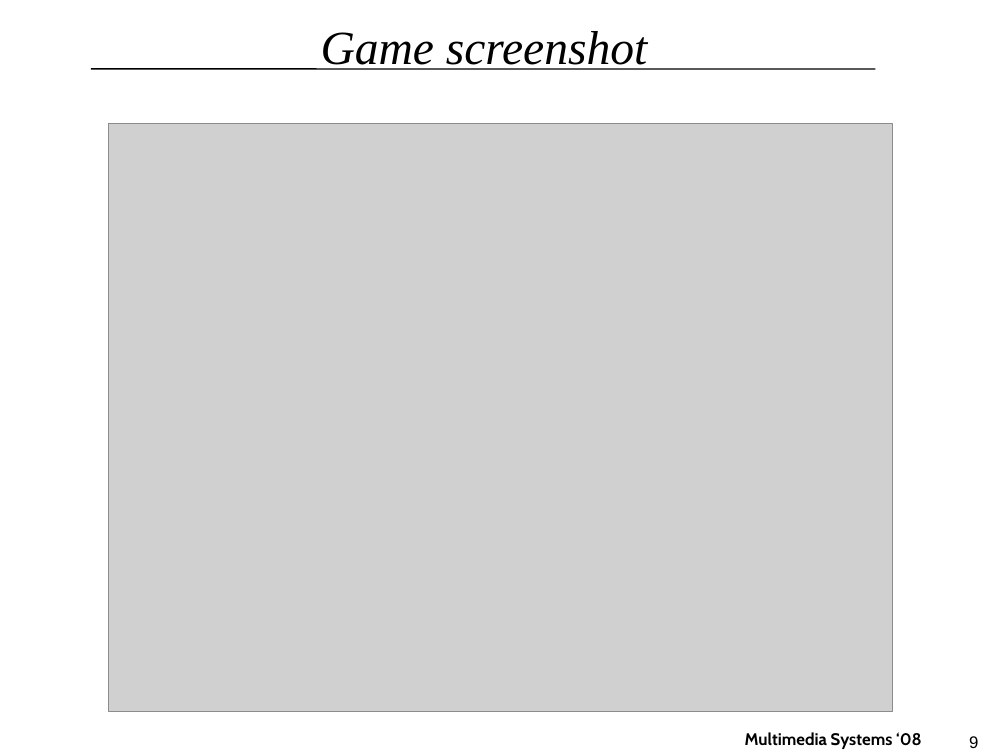
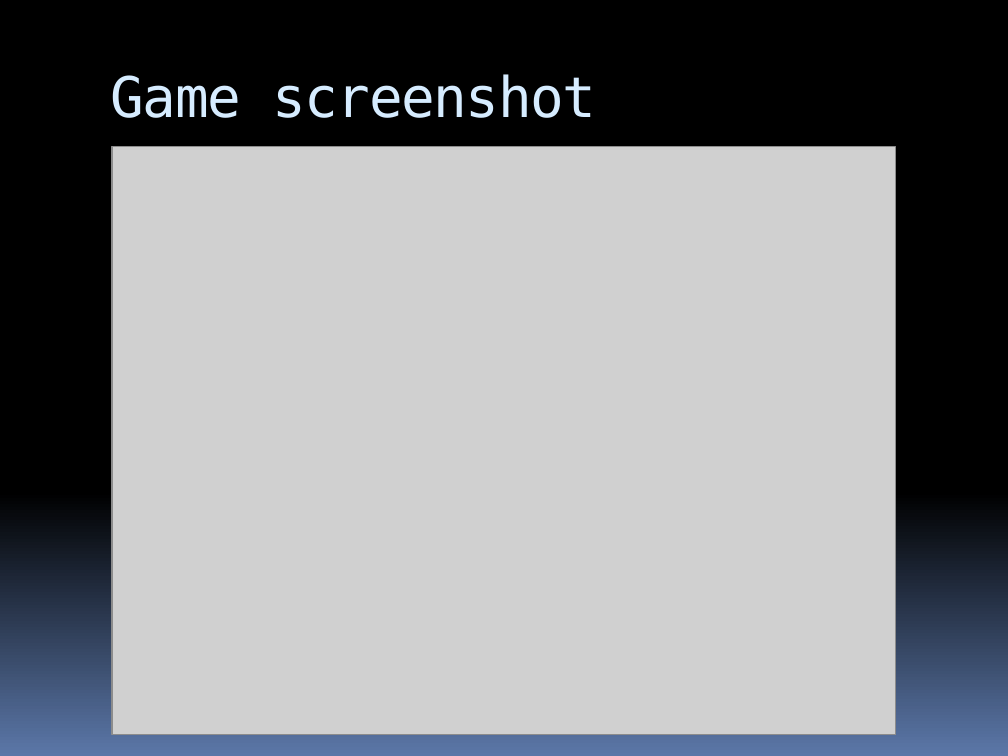
Before and after one commit to tv/C-WG3-1, a slide deck: slide 9 of docs/MMS_Final_Presentation.pptx. Drawn at 1008x756 pixels with LibreOffice and Linux fonts; fonts in the diff are those of the drawing; grey boxes stand for pictures; background and template pictures are left out. Boxes give left, top, right and bottom in pixels: in the first picture for what was removed or moved away, otherwise in the second. Text is boxed around its words. In the diff, an @@ line names an element or a change of style, - is before the commit and + after.

Commit message:
less mistakes, more style

```diff
--- a/docs/MMS_Final_Presentation.pptx
+++ b/docs/MMS_Final_Presentation.pptx
@@ background #FFFFFF to gradient #000000 to #5B77A8 @@
@@ title "Game screenshot": place and size @@
-title "Game screenshot" at box(321, 31, 647, 70)
+title "Game screenshot" at box(111, 74, 596, 118)
@@ title "Game screenshot" at box(111, 74, 596, 118): size 34 to 40 pt, font Times New Roman to DejaVu Sans Mono, text colour #000000 to #D6ECFF, letter spacing 0 to -1 pt, italic off; alignment centre to left; vertical alignment middle to top @@
@@ line removed from (91, 69) to (875, 69) @@
@@ picture: place and size @@
-picture at box(109, 124, 892, 712)
+picture at box(112, 147, 895, 735)
@@ text removed at box(745, 732, 922, 749) @@
-Multimedia Systems ‘08
@@ page number removed at box(969, 736, 978, 748) @@
-9
```
Also in this commit, not shown: 9 other slides changed.
